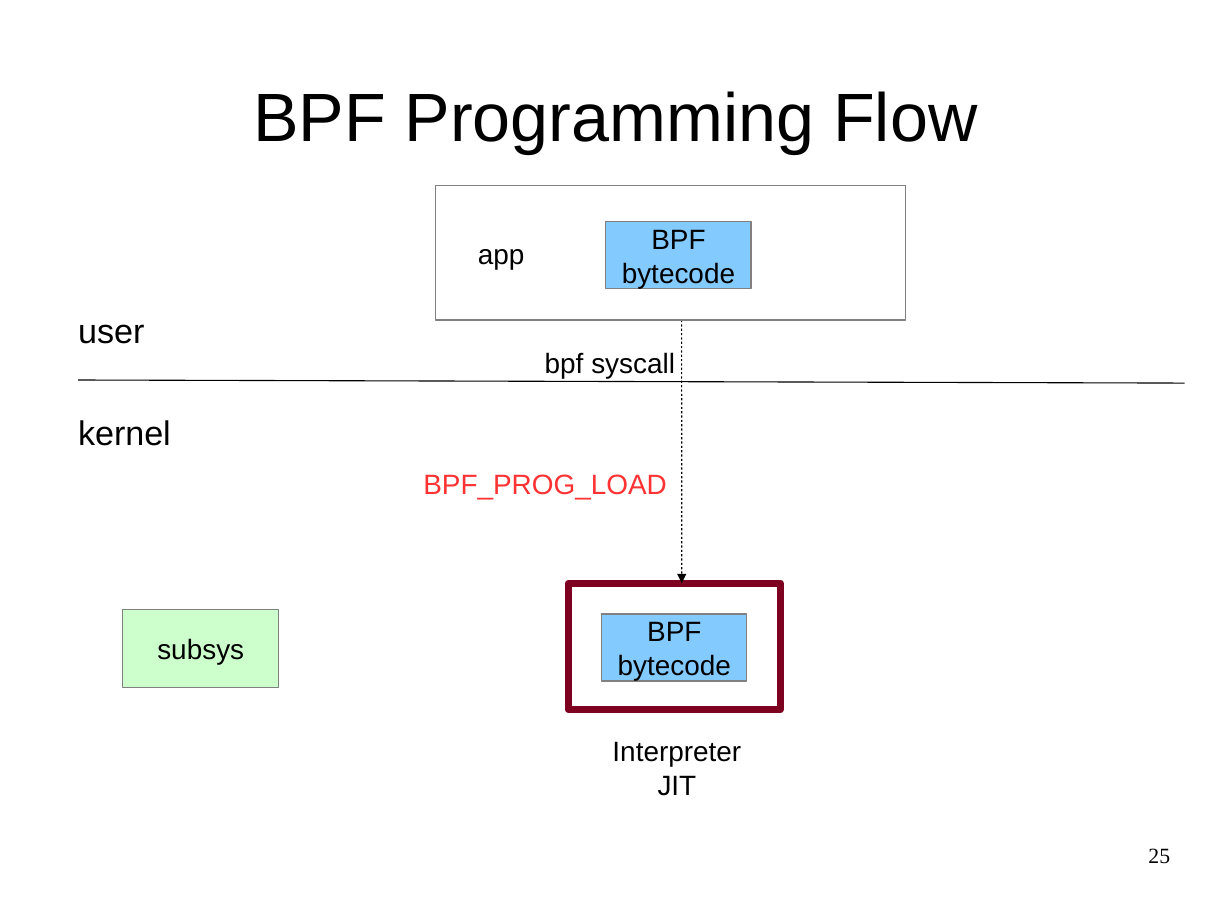
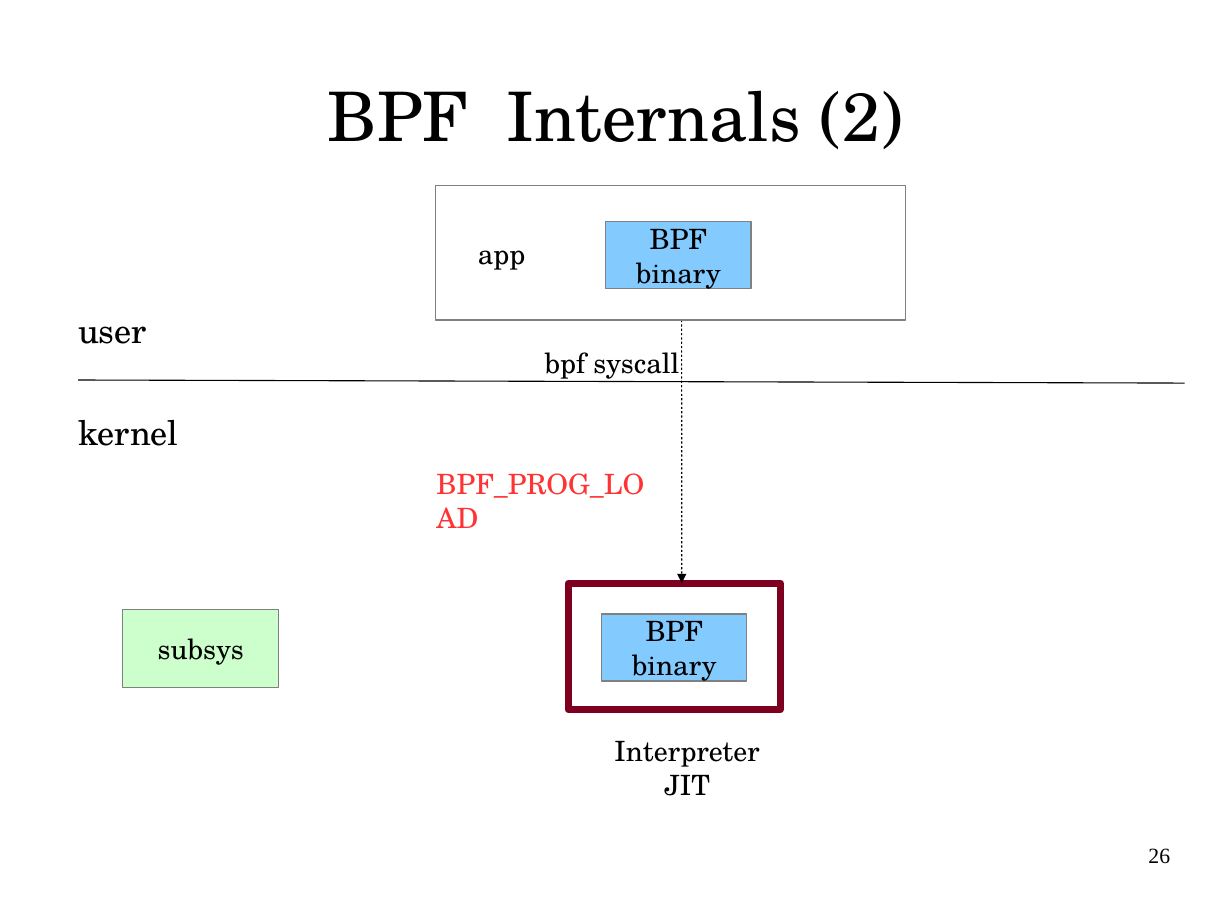
Before and after one commit to vh21/documents, a slide deck: slide 26 of linux/meet-cute-between-ebpf-and-kernel-tracing.odp (slide 25 before the commit). Drawn at 1232x924 pixels with LibreOffice and Linux fonts; fonts in the diff are those of the drawing. Boxes give left, top, right and bottom in pixels: in the first picture for what was removed or moved away, otherwise in the second. Text is boxed around its words. In the diff, an @@ line names an element or a change of style, - is before the commit and + after.

```diff
--- a/linux/meet-cute-between-ebpf-and-kernel-tracing.odp
+++ b/linux/meet-cute-between-ebpf-and-kernel-tracing.odp
@@ title at (x1=328, y1=90, x2=903, y2=149): text changed; font Arial to TeX Gyre Schola @@
-BPF Programming Flow
+BPF Internals (2)
@@ text in rectangle at (x1=650, y1=228, x2=707, y2=249): font Arial to TeX Gyre Schola in "BPF" @@
@@ text in rectangle at (x1=636, y1=262, x2=721, y2=292): text changed; font Arial to TeX Gyre Schola @@
-bytecode
+binary
@@ font Arial to TeX Gyre Schola in 7 elements at (x1=123, y1=609, x2=279, y2=688), (x1=436, y1=186, x2=906, y2=320), (x1=545, y1=352, x2=679, y2=382), (x1=78, y1=326, x2=147, y2=344), (x1=78, y1=420, x2=179, y2=446), (x1=614, y1=740, x2=759, y2=796), (x1=436, y1=473, x2=644, y2=498) @@
@@ text "BPF_PROG_LOAD" moved from (x1=423, y1=474, x2=667, y2=500) to (x1=436, y1=473, x2=644, y2=498) @@
@@ text in rectangle at (x1=646, y1=614, x2=703, y2=641): font Arial to TeX Gyre Schola in "BPF" @@
@@ text in rectangle at (x1=632, y1=654, x2=717, y2=684): text changed; font Arial to TeX Gyre Schola @@
-bytecode
+binary
@@ page number at (x1=1148, y1=848, x2=1170, y2=864): text changed @@
-25
+26
```
Also in this commit, not shown: 65 other slides changed, 7 slides added, 2 slides removed, 3 other files.
